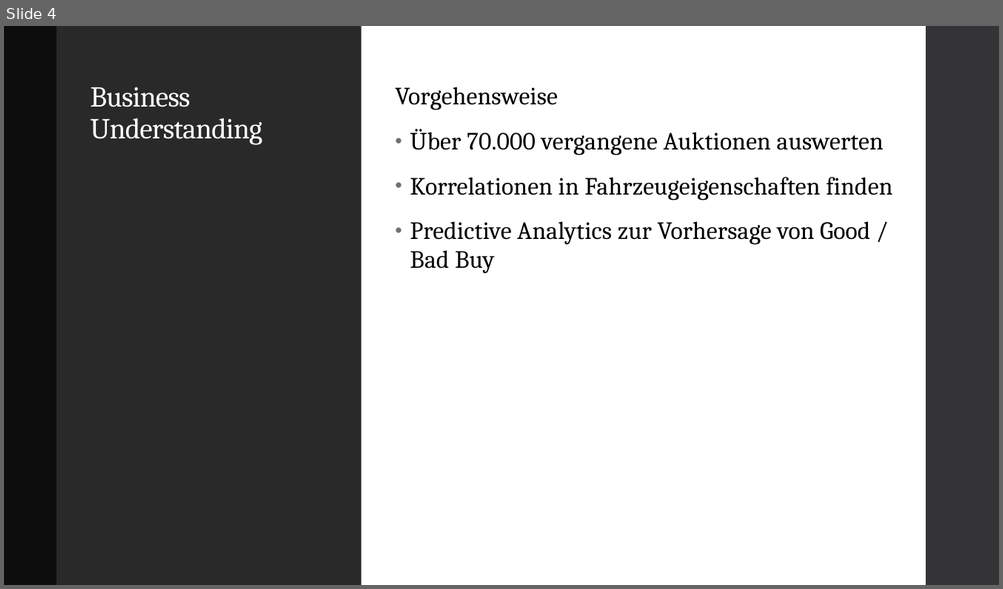
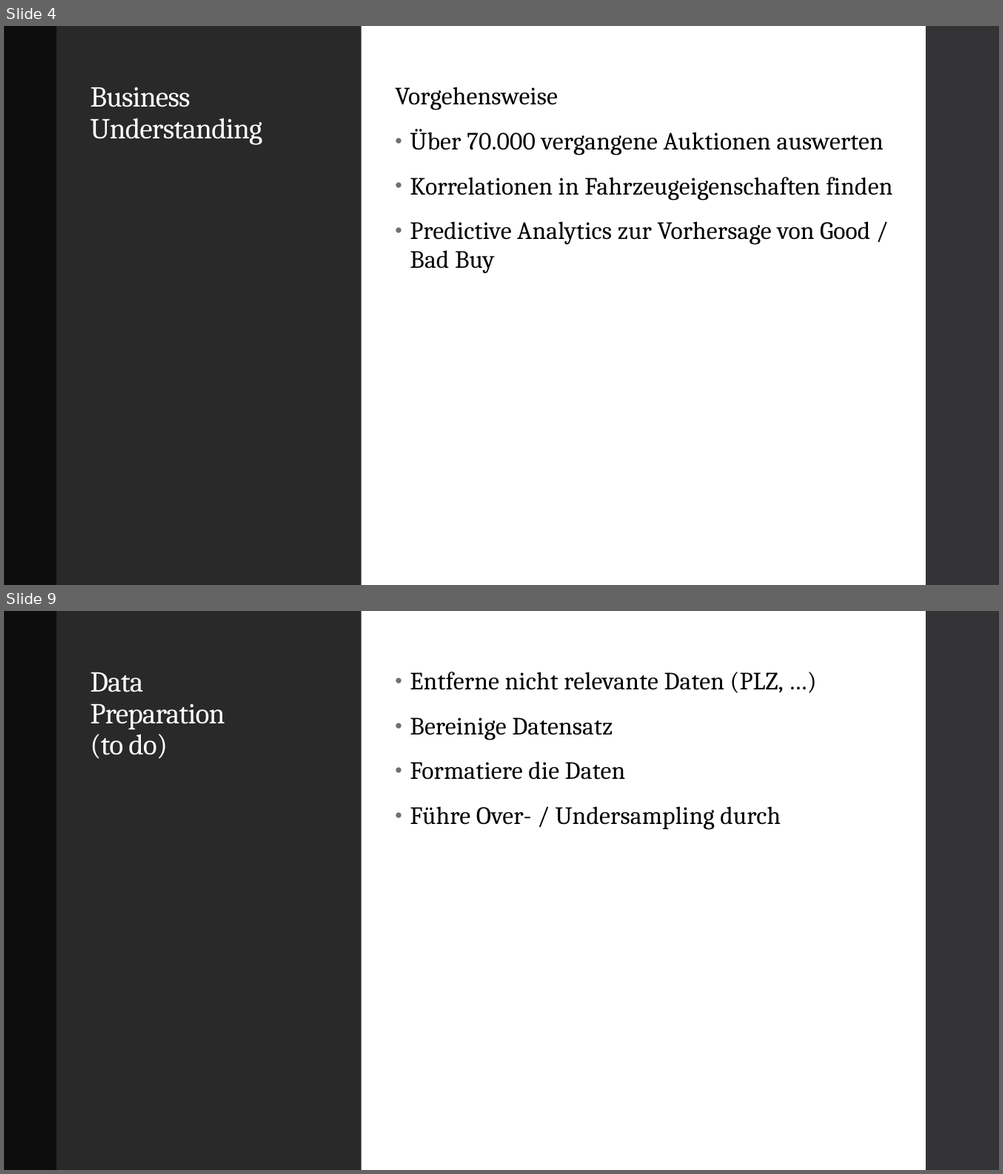
Before and after one commit to fab796/Studienarbeit, a slide deck: Don‘t Get Kicked.pptx. Shown one above the other, each under a label of ours: slide 4 before the commit, slides 4 and 9 after it; the slides between them are not shown. The pictures are 1003x589 and 1003x1174 pixels, drawn with LibreOffice and Linux fonts; fonts in the diff are those of the drawing. Boxes give left, top, right and bottom in pixels: in the first picture for what was removed or moved away, otherwise in the second. Text is boxed around its words. In the diff, an @@ line names an element or a change of style, - is before the commit and + after.

```diff
--- a/Don‘t Get Kicked.pptx
+++ b/Don‘t Get Kicked.pptx
@@ slide 9 added at (x1=4, y1=611, x2=999, y2=1170), background #FFFFFF; not listed: 1 template element that a slide beside it also shows @@
@@ rectangle added at (x1=4, y1=611, x2=57, y2=1170), fill #0D0D0D @@
@@ rectangle added at (x1=57, y1=611, x2=361, y2=1170), fill #292929 @@
@@ rectangle added at (x1=361, y1=611, x2=925, y2=1170), fill #FFFFFF @@
@@ title added at (x1=90, y1=672, x2=225, y2=759), 28 pt, text #FFFFFF @@
+Data
+Preparation
+(to do)
@@ text added at (x1=410, y1=672, x2=783, y2=830), 24 pt, text #000000 @@
+• Entferne nicht relevante Daten (PLZ, …)
+• Bereinige Datensatz
+• Formatiere die Daten
+• Führe Over- / Undersampling durch
```
Also in this commit, not shown: 1 slide changed, 7 other slides added, 3 slides removed.
